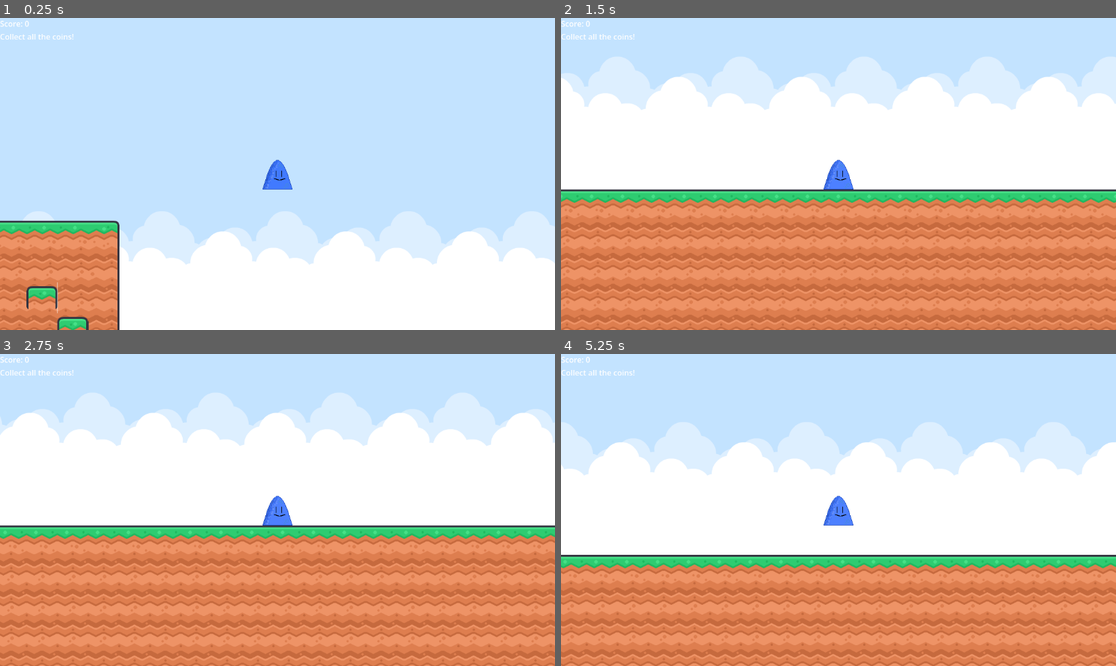
Above: before the commit, frames 1-4 (two rows, left to right).
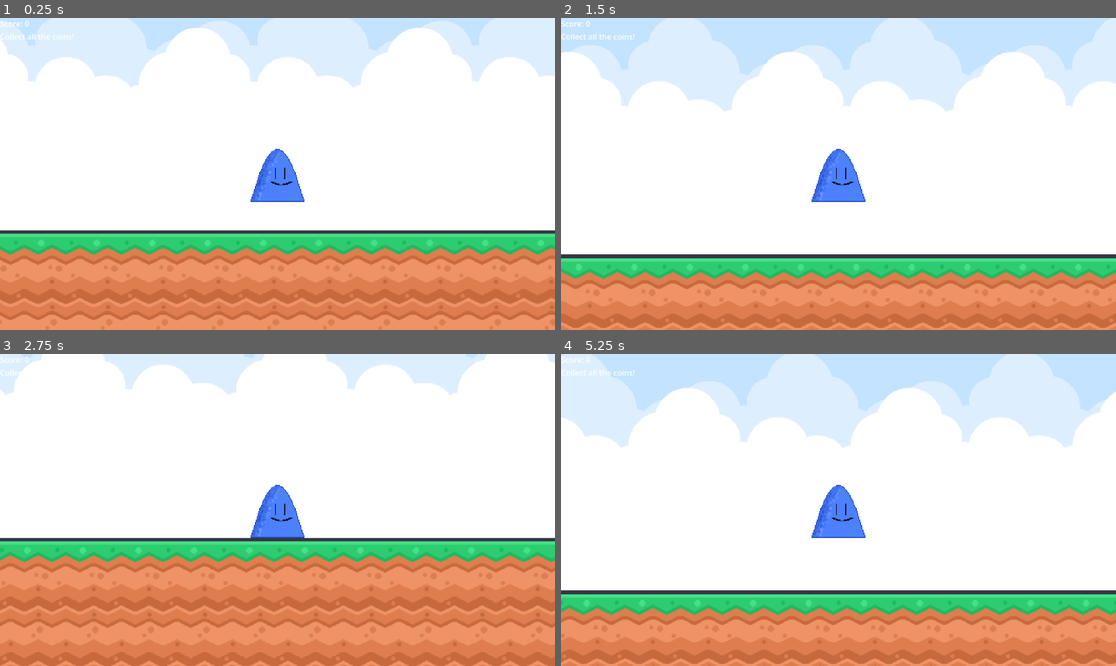
Above: after the commit, the same moments.

Repository: NeonJacketGuy/godot-starter
Game: Godot game, scene res://scenes/main/main.tscn
Two runs of this game, one before a commit and one after it. Both use one fixed random seed, a clock stepped at 60 frames per second and the inputs below.
Inputs:
- Up to frame 1 (0.25 s): no input
- Up to frame 2 (1.5 s): hold D (move_right) from 0.53 s (still down); tap Space (jump) at 0.77 s
- Up to frame 3 (2.75 s): tap Space (jump) at 1.52 s; release D (move_right) at 2.03 s; hold A (move_left) from 2.03 s (still down)
- Up to frame 4 (5.25 s): release A (move_left) at 2.78 s; hold D (move_right) 2.78-4.28 s; tap Space (jump) at 3.02, 3.77, 4.52 s; hold A (move_left) 4.28-5.03 s; hold D (move_right) from 5.03 s (still down)

The runs differ from the first frame. In frame 1, 93% of the frame differs, in the area x 0-100%, y 0-100%; in frame 2, 45%; in frame 3, 40%; in frame 4, 46%.

Commit message:
Cam and bug fixes

Diff:
--- a/scenes/levels/level-01.tscn
+++ b/scenes/levels/level-01.tscn
@@ -39,27 +39,38 @@
 4:10/0 = 0
 4:10/0/terrain_set = 0
 4:10/0/physics_layer_0/polygon_0/points = PackedVector2Array(-32, -28.039509, 32, -27.689014, 32, 7.710861, 22.7821, 18.050432, 12.442532, 25.235556, -1.7524681, 28.740496, -32, 32)
+4:10/0/terrains_peering_bit/left_side = 0
 3:10/0 = 0
 3:10/0/terrain_set = 0
 3:10/0/physics_layer_0/polygon_0/points = PackedVector2Array(-32, -28.039509, 32, -27.689014, 32, 32, 1.7524681, 32, -13.494015, 25.410803, -23.48309, 19.277163, -32, 5.4326553)
+3:10/0/terrains_peering_bit/right_side = 0
 5:10/0 = 0
 5:10/0/terrain_set = 0
 5:10/0/physics_layer_0/polygon_0/points = PackedVector2Array(29.259666, -29.175903, 31.32571, -26.272274, 32.610004, -23.089447, 32, 24.597103, 29.538857, 29.287582, 25.797642, 32, -32, 32, -32, -32, 24.010792, -32, 27.193619, -30.739399)
+5:10/0/terrains_peering_bit/left_side = 0
 1:10/0 = 0
 1:10/0/terrain_set = 0
 1:10/0/physics_layer_0/polygon_0/points = PackedVector2Array(32, -32, 32, 32, -26.020996, 32, -29.762215, 29.455101, -32, 25.323011, -32, -25.211334, -29.873894, -30.18101, -26.300194, -32)
+1:10/0/terrains_peering_bit/right_side = 0
 2:10/0 = 0
 2:10/0/terrain_set = 0
 2:10/0/physics_layer_0/polygon_0/points = PackedVector2Array(32, -32, 32, 32, -32, 32, -32, -32)
+2:10/0/terrains_peering_bit/right_side = 0
+2:10/0/terrains_peering_bit/left_side = 0
 4:9/0 = 0
 4:9/0/terrain_set = 0
 4:9/0/physics_layer_0/polygon_0/points = PackedVector2Array(28.980469, -29.287584, 32, -25.713884, 32, 25.323013, 29.37 …(182 unchanged characters)…
 5:9/0 = 0
 5:9/0/terrain_set = 0
 5:9/0/physics_layer_0/polygon_0/points = PackedVector2Array(-32, -32, 32, -32, 32, 32, -32, 32)
+5:9/0/terrains_peering_bit/right_side = 0
+5:9/0/terrains_peering_bit/left_side = 0
+5:9/0/terrains_peering_bit/top_side = 0
 6:9/0 = 0
 6:9/0/terrain_set = 0
 6:9/0/physics_layer_0/polygon_0/points = PackedVector2Array(-32, -32, 32, -32, 32, 32, -32, 32)
+6:9/0/terrains_peering_bit/right_side = 0
+6:9/0/terrains_peering_bit/top_side = 0
 6:10/0 = 0
 6:10/0/terrain_set = 0
 6:10/0/physics_layer_0/polygon_0/points = PackedVector2Array(-32, -32, 32, -0.62718964, 32, 32, -32, 32)
@@ -72,7 +83,6 @@
 0:10/0 = 0
 0:10/0/terrain_set = 0
 0:10/0/physics_layer_0/polygon_0/points = PackedVector2Array(-32, -32, 24.34394, -32, 26.456131, -30.993015, 29.576408, …(278 unchanged characters)…
-0:10/0/terrains_peering_bit/left_side = 0
 9:10/0 = 0
 9:10/0/terrain_set = 0
 9:10/0/physics_layer_0/polygon_0/points = PackedVector2Array(-32, -32, 32, -32, 32, 32, -32, 32)
@@ -82,33 +92,56 @@
 11:10/0 = 0
 11:10/0/terrain_set = 0
 11:10/0/physics_layer_0/polygon_0/points = PackedVector2Array(-32, -32, 32, -32, 32, 26.80618, 26.732044, 32, -27.46267, 31.138462, -31.326584, 27.04037)
+11:10/0/terrains_peering_bit/top_side = 0
 13:10/0 = 0
 13:10/0/terrain_set = 0
 13:10/0/physics_layer_0/polygon_0/points = PackedVector2Array(-32, -27.451286, -26.092592, -32, 25.967995, -32, 32, -25.909452, 32, 32, -32, 32)
+13:10/0/terrains_peering_bit/bottom_side = 0
 12:10/0 = 0
 12:10/0/terrain_set = 0
 12:10/0/physics_layer_0/polygon_0/points = PackedVector2Array(-32, -32, 32, -32, 32, 32, -32, 32)
+12:10/0/terrains_peering_bit/bottom_side = 0
+12:10/0/terrains_peering_bit/top_side = 0
 7:9/0 = 0
 7:9/0/terrain_set = 0
 7:9/0/physics_layer_0/polygon_0/points = PackedVector2Array(-32, -32, 32, -32, 32, 25.54198, 26.50367, 32, -32, 32)
+7:9/0/terrains_peering_bit/left_side = 0
+7:9/0/terrains_peering_bit/top_side = 0
 8:9/0 = 0
 8:9/0/terrain_set = 0
 8:9/0/physics_layer_0/polygon_0/points = PackedVector2Array(-32, -32, 32, -32, 32, 32, -32, 32)
+8:9/0/terrains_peering_bit/right_side = 0
+8:9/0/terrains_peering_bit/bottom_side = 0
+8:9/0/terrains_peering_bit/left_side = 0
+8:9/0/terrains_peering_bit/top_side = 0
 9:9/0 = 0
 9:9/0/terrain_set = 0
 9:9/0/physics_layer_0/polygon_0/points = PackedVector2Array(-32, -32, 32, -32, 32, 32, -32, 32)
+9:9/0/terrains_peering_bit/right_side = 0
+9:9/0/terrains_peering_bit/bottom_side = 0
+9:9/0/terrains_peering_bit/top_side = 0
 10:9/0 = 0
 10:9/0/terrain_set = 0
 10:9/0/physics_layer_0/polygon_0/points = PackedVector2Array(-32, -32, 32, -32, 32, 32, -32, 32)
+10:9/0/terrains_peering_bit/bottom_side = 0
+10:9/0/terrains_peering_bit/left_side = 0
+10:9/0/terrains_peering_bit/top_side = 0
 11:9/0 = 0
 11:9/0/terrain_set = 0
 11:9/0/physics_layer_0/polygon_0/points = PackedVector2Array(-32, -32, 32, -32, 32, 32, -32, 32)
+11:9/0/terrains_peering_bit/right_side = 0
+11:9/0/terrains_peering_bit/bottom_side = 0
+11:9/0/terrains_peering_bit/left_side = 0
 12:9/0 = 0
 12:9/0/terrain_set = 0
 12:9/0/physics_layer_0/polygon_0/points = PackedVector2Array(-26.89903, -32, 32, -32, 32, 32, -32, 32, -32, -26.525986)
+12:9/0/terrains_peering_bit/right_side = 0
+12:9/0/terrains_peering_bit/bottom_side = 0
 13:9/0 = 0
 13:9/0/terrain_set = 0
 13:9/0/physics_layer_0/polygon_0/points = PackedVector2Array(-32, -32, 26.434772, -32, 32, -24.54646, 32, 32, -32, 32)
+13:9/0/terrains_peering_bit/bottom_side = 0
+13:9/0/terrains_peering_bit/left_side = 0
 14:9/0 = 0
 14:9/0/terrain_set = 0
 14:9/0/physics_layer_0/polygon_0/points = PackedVector2Array(-25.967636, -32, 25.082382, -32, 32, -26.5947, 32, 12.5043 …(216 unchanged characters)…
@@ -118,12 +151,9 @@
 16:9/0 = 0
 16:9/0/terrain_set = 0
 16:9/0/physics_layer_0/polygon_0/points = PackedVector2Array(-32, -32, 32, -32, 32, 32, -32, 32)
-16:9/0/terrains_peering_bit/right_side = 0
 17:9/0 = 0
 17:9/0/terrain_set = 0
 17:9/0/physics_layer_0/polygon_0/points = PackedVector2Array(-32, -32, 32, -32, 32, 20.625301, 16.322182, 13.502895, -0.89029694, 20.724224, -16.91571, 12.019058, -32, 20.823147)
-17:9/0/terrains_peering_bit/right_side = 0
-17:9/0/terrains_peering_bit/left_side = 0
 15:15/0 = 0
 15:15/0/physics_layer_0/polygon_0/points = PackedVector2Array(-32, -32, 32, -32, 32, 32, -32, 32)
 12:15/0 = 0
@@ -132,7 +162,7 @@
 [sub_resource type="TileSet" id="TileSet_h6en2"]
 tile_size = Vector2i(64, 64)
 physics_layer_0/collision_layer = 1
-terrain_set_0/mode = 0
+terrain_set_0/mode = 2
 terrain_set_0/terrain_0/name = "Grass"
 terrain_set_0/terrain_0/color = Color(0.33112425, 0.62412673, 0.33937794, 1)
 sources/0 = SubResource("TileSetAtlasSource_l0wqo")
@@ -178,11 +208,15 @@
 tile_set = SubResource("TileSet_h6en2")
 
 [node name="PlayerSpawn" type="Marker2D" parent="." unique_id=1386412714]
-position = Vector2(5, -2)
-
-[node name="Player" parent="PlayerSpawn" unique_id=1207979450 instance=ExtResource("3_w44ue")]
+position = Vector2(496, 286)
+
+[node name="Player" parent="PlayerSpawn" unique_id=1207979450 node_paths=PackedStringArray("world_bounds_top", "world_bounds_right", "world_bounds_bottom", "world_bounds_left") instance=ExtResource("3_w44ue")]
 position = Vector2(4, 3)
 move_speed = 500.0
+world_bounds_top = NodePath("../../WorldBoundary/Top")
+world_bounds_right = NodePath("../../WorldBoundary/Right")
+world_bounds_bottom = NodePath("../../WorldBoundary/Bottom")
+world_bounds_left = NodePath("../../WorldBoundary/Left")
 
 [node name="WorldBoundary" type="StaticBody2D" parent="." unique_id=178188815]
 
--- a/scenes/levels/level_01.gd
+++ b/scenes/levels/level_01.gd
@@ -4,12 +4,13 @@
 
 # Called when the node enters the scene tree for the first time.
 func _ready() -> void:
-	player.set_camera_boundaries(
-		$WorldBoundary/Top.position,
-		$WorldBoundary/Right.position,
-		$WorldBoundary/Bottom.position,
-		$WorldBoundary/Left.position
-	)
+	pass
+	#player.set_camera_boundaries(
+		#$WorldBoundary/Top.position,
+		#$WorldBoundary/Right.position,
+		#$WorldBoundary/Bottom.position,
+		#$WorldBoundary/Left.position
+	#)
 
 
 # Called every frame. 'delta' is the elapsed time since the previous frame.
--- a/scenes/player/player.gd
+++ b/scenes/player/player.gd
@@ -3,6 +3,14 @@
 @export var move_speed := 220.0
 @export var jump_velocity := -350.0
 @export var gravity := 900.0
+
+@export var world_bounds_top:CollisionShape2D
+@export var world_bounds_right:CollisionShape2D
+@export var world_bounds_bottom:CollisionShape2D
+@export var world_bounds_left:CollisionShape2D
+
+func _ready():
+	set_camera_limits()
 
 func _physics_process(delta: float) -> void:
 	if not is_on_floor():
@@ -16,10 +24,25 @@
 
 	move_and_slide()
 
-func set_camera_boundaries(top: Vector2, right: Vector2, bottom: Vector2, left: Vector2) -> void:
+#func set_camera_boundaries(top: Vector2, right: Vector2, bottom: Vector2, left: Vector2) -> void:
+	#var camera := %Camera2D
+	#
+	#camera.limit_bottom = bottom.y
+	#camera.limit_left = left.x
+	#camera.limit_top = top.y
+	#camera.limit_right = right.x
+
+func set_camera_limits() -> void:
 	var camera := %Camera2D
 
-	camera.limit_bottom = bottom.y
-	camera.limit_left = left.x
-	camera.limit_top = top.y
-	camera.limit_right = right.x
+	if world_bounds_top != null:
+		camera.limit_top = world_bounds_top.position.y
+
+	if world_bounds_bottom != null:
+		camera.limit_bottom = world_bounds_bottom.position.y
+
+	if world_bounds_right != null:
+		camera.limit_right = world_bounds_right.position.x
+
+	if world_bounds_left != null:
+		camera.limit_left = world_bounds_left.position.x
--- a/scenes/player/player.tscn
+++ b/scenes/player/player.tscn
@@ -19,5 +19,6 @@
 
 [node name="Camera2D" type="Camera2D" parent="." unique_id=5492337]
 unique_name_in_owner = true
+zoom = Vector2(1.8, 1.8)
 
 [node name="JumpSound" type="AudioStreamPlayer2D" parent="." unique_id=505160413]
Binary file added: assets/art/Animations/Blob Idle Anamation 1.png
Not shown, added: assets/art/Animations/Blob Idle Anamation 1.png.import
Binary file added: assets/art/Animations/Blob Idle Anamation Frame 2.png
Not shown, added: assets/art/Animations/Blob Idle Anamation Frame 2.png.import
Binary file added: assets/art/Animations/Blob idle anamation 3.png
Not shown, added: assets/art/Animations/Blob idle anamation 3.png.import
